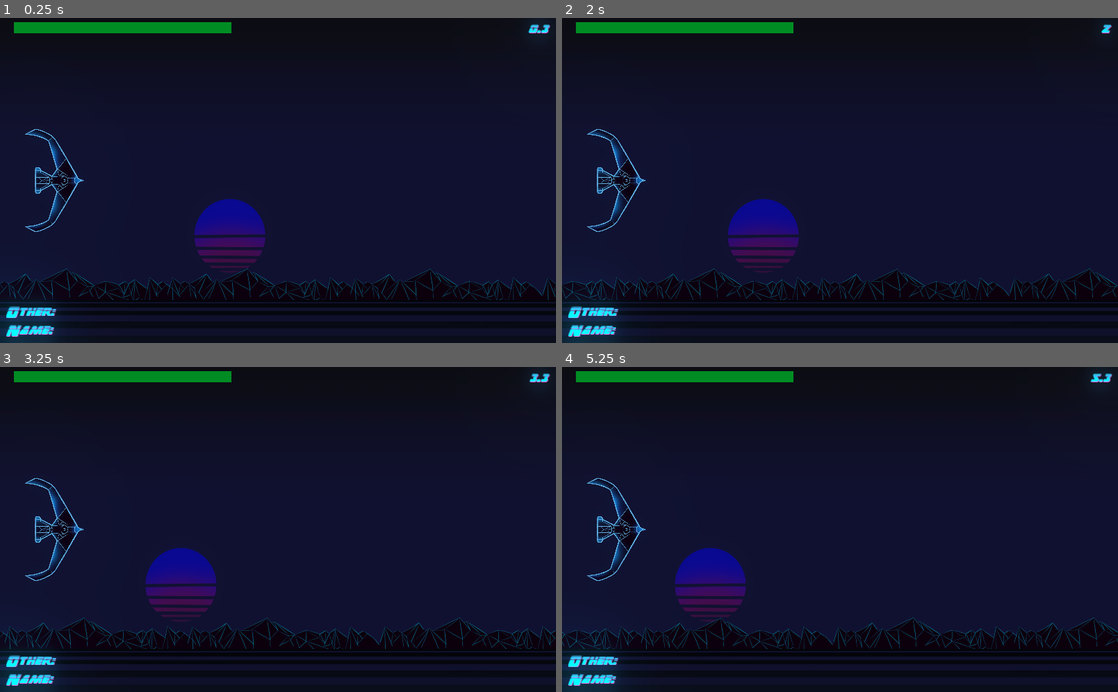
Above: before the commit, frames 1-4 (two rows, left to right).
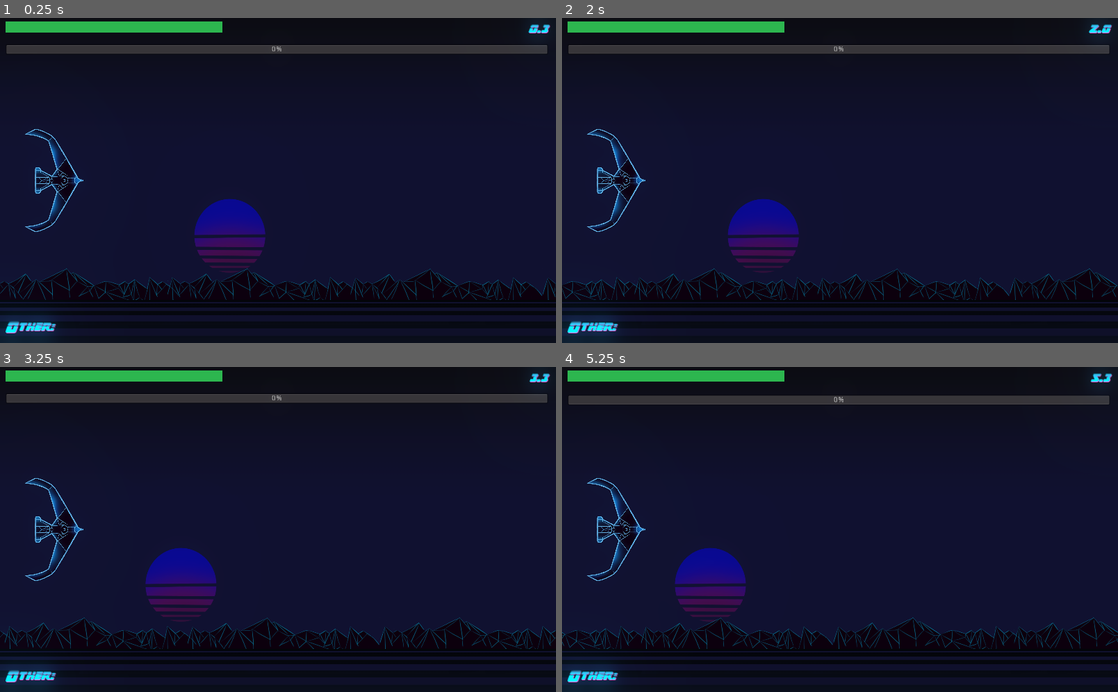
Above: after the commit, the same moments.

Repository: Joniras/MoustacheDesinfectant
Game: Godot game, scene res://Scenes/Game/Game.tscn
Same seed, same stepped clock (60 frames per second), same inputs: the game is played once before the commit and once after it. This scene is started directly instead of the project's main scene.
Inputs (mouse positions are in pixels of both pictures, inside the frame that each line leads up to):
- Up to frame 1 (0.25 s): no input
- Up to frame 2 (2 s): move the mouse to (962, 164) at 0.52 s; click (962, 164) at 0.67 s; move the mouse to (728, 196) at 1.27 s; click (728, 196) at 1.42 s
- Up to frame 3 (3.25 s): move the mouse to (333, 458) at 2.02 s; click (333, 458) at 2.17 s; move the mouse to (250, 594) at 2.77 s; click (250, 594) at 2.92 s
- Up to frame 4 (5.25 s): move the mouse to (1006, 578) at 3.52 s; click (1006, 578) at 3.67 s; move the mouse to (673, 480) at 4.27 s; click (673, 480) at 4.42 s; move the mouse to (867, 529) at 5.02 s; click (867, 529) at 5.17 s

The runs differ from the first frame. In frame 1, 4.5% of the frame differs, in the area x 1-99%, y 1-99%; in frame 2, 4.6%; in frame 3, 4.5%; in frame 4, 4.7%.
Error in both runs: Invalid type in function 'set_network_master' in base 'Area2D (Player.tscn::1)'. Cannot convert argument 1 from Nil to int.

Commit message:
Ultimate Zittern

Diff:
--- a/Characters/Player.tscn
+++ b/Characters/Player.tscn
@@ -190,7 +190,7 @@
 "
 
 [sub_resource type="StyleBoxFlat" id=2]
-bg_color = Color( 0.00392157, 0.552941, 0.141176, 1 )
+bg_color = Color( 0.180392, 0.717647, 0.313726, 1 )
 
 [sub_resource type="StyleBoxFlat" id=3]
 bg_color = Color( 0.239216, 0.239216, 0.239216, 1 )
--- a/Scenes/Game/Game.tscn
+++ b/Scenes/Game/Game.tscn
@@ -14,9 +14,12 @@
 const ENEMY_SPAWN_PER_SECOND = 1
 const ENEMY_HEALTH = 150
 const ENEMY_XP = 10
+const TIME_FOR_ULT = 50
 
 var time_mult = 1.0
 var time = 0
+var docked = false
+var ult_time = 0
 
 onready var ENEMY = preload(\"res://Characters/Enemy/Enemy.tscn\")
 
@@ -32,22 +35,42 @@
 		_timer.connect(\"timeout\", self, \"_on_Timer_timeout\")
 		_timer.set_wait_time(1/float(ENEMY_SPAWN_PER_SECOND))
 		_timer.set_one_shot(false)
-		_timer.start()
+		# _timer.start()
 	spawn_player(Config.other_player_id)
 	spawn_player(get_tree().get_network_unique_id())
-	$my_name.text = Config.my_info.name
 	$other_name.text = Config.player_info[Config.other_player_id].name
+	$UltimateBar.visible = false
 
 # Called every frame. 'delta' is the elapsed time since the previous frame.
 func _process(_delta):
 	time += _delta * time_mult
-	$score.text = str(float(round(time*10))/10)
+	$score.text = \"%.1f\" % (float(round(time*10))/10)
+	if(docked):
+		ult_time+= _delta
+		$UltimateBar.value =  (ult_time/float(TIME_FOR_ULT))*100
+		if(ult_time >= TIME_FOR_ULT):
+			do_ultimate()
+
+
+func do_ultimate():
+	print(\"Doing ultimate\")
+	$UltimateBar.visible = false
+	$Particles2D.emitting = true
+	ult_time = 0
+	for member in get_tree().get_nodes_in_group(\"enemy\"):
+		self.remove_child(member)
+	rpc(\"undock\")
 
 func docking():
 	rpc(\"set_docked\")
 
+sync func undock():
+	for member in get_tree().get_nodes_in_group(\"player\"):
+		member.docked = false
+
 sync func set_docked():
 	var position_y = null
+	start_ultimate_bar()
 	for member in get_tree().get_nodes_in_group(\"player\"):
 		member.docked = true
 		member.set_advertising(false)
@@ -55,6 +78,10 @@
 			position_y = member.position.y
 		else:
 			member.position.y = position_y
+
+func start_ultimate_bar():
+	$UltimateBar.visible = true
+	docked = true
 
 func move_second(position):
 	rpc_unreliable(\"_move_second\", Config.other_player_id, position)
@@ -159,10 +186,27 @@
 font_data = ExtResource( 3 )
 
 [sub_resource type="StyleBoxFlat" id=2]
-bg_color = Color( 0.00392157, 0.552941, 0.141176, 1 )
+bg_color = Color( 0.180392, 0.717647, 0.313726, 1 )
 
 [sub_resource type="StyleBoxFlat" id=3]
 bg_color = Color( 0.239216, 0.239216, 0.239216, 1 )
+
+[sub_resource type="Animation" id=24]
+resource_name = "zittern"
+length = 0.3
+loop = true
+tracks/0/type = "value"
+tracks/0/path = NodePath("UltimateBar:rect_position")
+tracks/0/interp = 1
+tracks/0/loop_wrap = true
+tracks/0/imported = false
+tracks/0/enabled = true
+tracks/0/keys = {
+"times": PoolRealArray( 0, 0.1, 0.2 ),
+"transitions": PoolRealArray( 1, 1, 1 ),
+"update": 0,
+"values": [ Vector2( 10.0001, 48.0002 ), Vector2( 10, 54 ), Vector2( 10, 48 ) ]
+}
 
 [node name="Game" type="Node2D"]
 script = SubResource( 16 )
@@ -271,25 +315,11 @@
 process_material = SubResource( 20 )
 texture = ExtResource( 2 )
 
-[node name="lbl_my_name" type="Label" parent="."]
-margin_left = 11.4735
-margin_top = 563.159
-margin_right = 111.474
-margin_bottom = 591.159
-custom_fonts/font = SubResource( 15 )
-custom_colors/font_color = Color( 0, 0.882353, 1, 1 )
-custom_colors/font_outline_modulate = Color( 1, 0.356863, 0.823529, 1 )
-custom_colors/font_color_shadow = Color( 1, 0.356863, 0.823529, 1 )
-text = "Name: "
-__meta__ = {
-"_edit_use_anchors_": false
-}
-
 [node name="lbl_other_name" type="Label" parent="."]
-margin_left = 11.4735
-margin_top = 529.158
-margin_right = 111.474
-margin_bottom = 557.158
+margin_left = 10.0
+margin_top = 557.158
+margin_right = 110.0
+margin_bottom = 585.158
 custom_fonts/font = SubResource( 15 )
 custom_colors/font_color = Color( 0, 0.882353, 1, 1 )
 custom_colors/font_outline_modulate = Color( 1, 0.356863, 0.823529, 1 )
@@ -313,11 +343,11 @@
 "_edit_use_anchors_": false
 }
 
-[node name="my_name" type="Label" parent="."]
-margin_left = 123.474
-margin_top = 561.159
-margin_right = 523.474
-margin_bottom = 589.159
+[node name="other_name" type="Label" parent="."]
+margin_left = 121.474
+margin_top = 557.158
+margin_right = 521.474
+margin_bottom = 585.158
 custom_fonts/font = SubResource( 15 )
 custom_colors/font_color = Color( 0, 0.882353, 1, 1 )
 custom_colors/font_outline_modulate = Color( 1, 0.356863, 0.823529, 1 )
@@ -326,27 +356,14 @@
 "_edit_use_anchors_": false
 }
 
-[node name="other_name" type="Label" parent="."]
-margin_left = 123.474
-margin_top = 529.158
-margin_right = 523.474
-margin_bottom = 557.158
-custom_fonts/font = SubResource( 15 )
-custom_colors/font_color = Color( 0, 0.882353, 1, 1 )
-custom_colors/font_outline_modulate = Color( 1, 0.356863, 0.823529, 1 )
-custom_colors/font_color_shadow = Color( 1, 0.356863, 0.823529, 1 )
-__meta__ = {
-"_edit_use_anchors_": false
-}
-
 [node name="CanvasLayer" type="CanvasLayer" parent="."]
 follow_viewport_scale = 0.0
 
 [node name="HealthBar" type="ProgressBar" parent="CanvasLayer"]
-margin_left = 25.5269
-margin_top = 7.59869
-margin_right = 425.527
-margin_bottom = 27.5987
+margin_left = 10.0
+margin_top = 7.15639
+margin_right = 410.0
+margin_bottom = 27.1564
 custom_styles/fg = SubResource( 2 )
 custom_styles/bg = SubResource( 3 )
 step = 1.0
@@ -356,3 +373,18 @@
 __meta__ = {
 "_edit_use_anchors_": false
 }
+
+[node name="UltimateBar" type="ProgressBar" parent="."]
+margin_left = 10.0
+margin_top = 52.9122
+margin_right = 1010.0
+margin_bottom = 72.9465
+step = 0.01
+rounded = true
+__meta__ = {
+"_edit_use_anchors_": false
+}
+
+[node name="AnimationPlayer" type="AnimationPlayer" parent="."]
+autoplay = "zittern"
+anims/zittern = SubResource( 24 )
Not shown: 1 places in Scenes/Game/Game.tscn that only renumber resources
